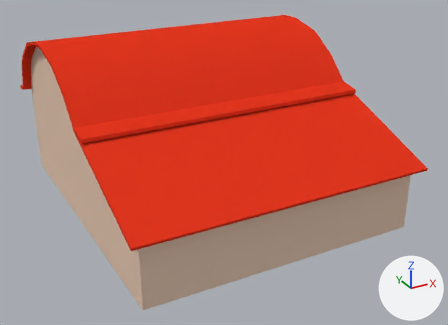
The Blender file Blender Files/Field.blend as it was, and as the next commit left it.
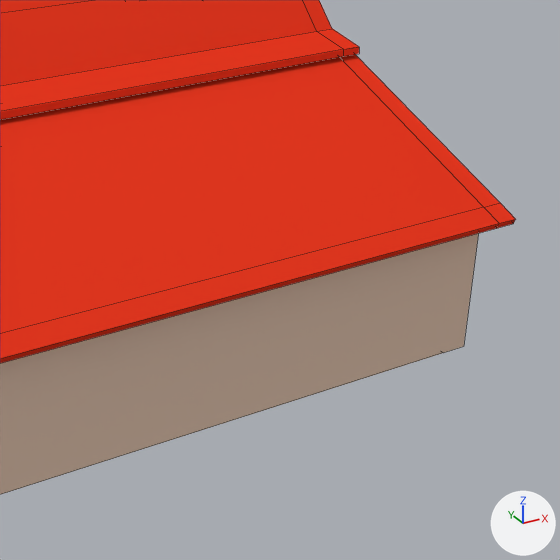
Each version appears first whole from a camera (50 mm lens) standing at (-10.01, -22.0, 11.05) and looking at (0.31, -3.24, 1.67), and next in a close-up on the part from 43% to 100% of the width and 21% to 100% of the height. The lights are fixed; the arrows at lower right show +X, +Y and +Z. The close-ups show mesh edges as thin lines. The same objects are shown in both versions, whatever each file hides.

The first close-up shows 'Barn'.
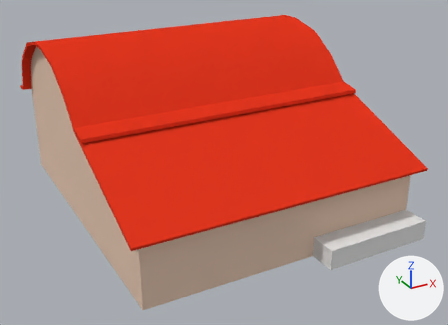
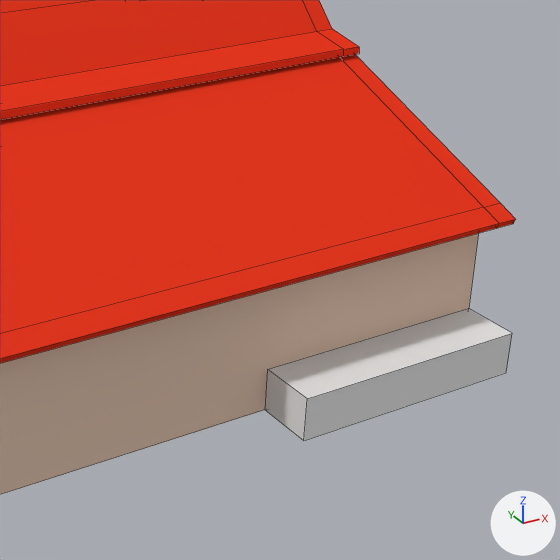
Changed parts and their boxes [x1, y1, x2, y2] in the close-ups (560 x 560 px):
part 1 of me_cube_001, added
    after: [265, 308, 512, 441]

The change, as a list of edits to the scene's bpy script:
```text
Change me_cube_001:
    where me_cube_001.from_pydata(...)  # 156 vertices, 139 faces; spans x -5.35..5.35, y -8.44..4.25, z -3.0..3.12
    used by ob_barn; location = (0.0, 0.0, 3.0)
    me_cube_001 part 1: a new loose piece, a box spanning x 1.0..5.0, y -9.0..-8.05, z -3.0..-2.3, in mat_wood (white #e7e7e7)
```
